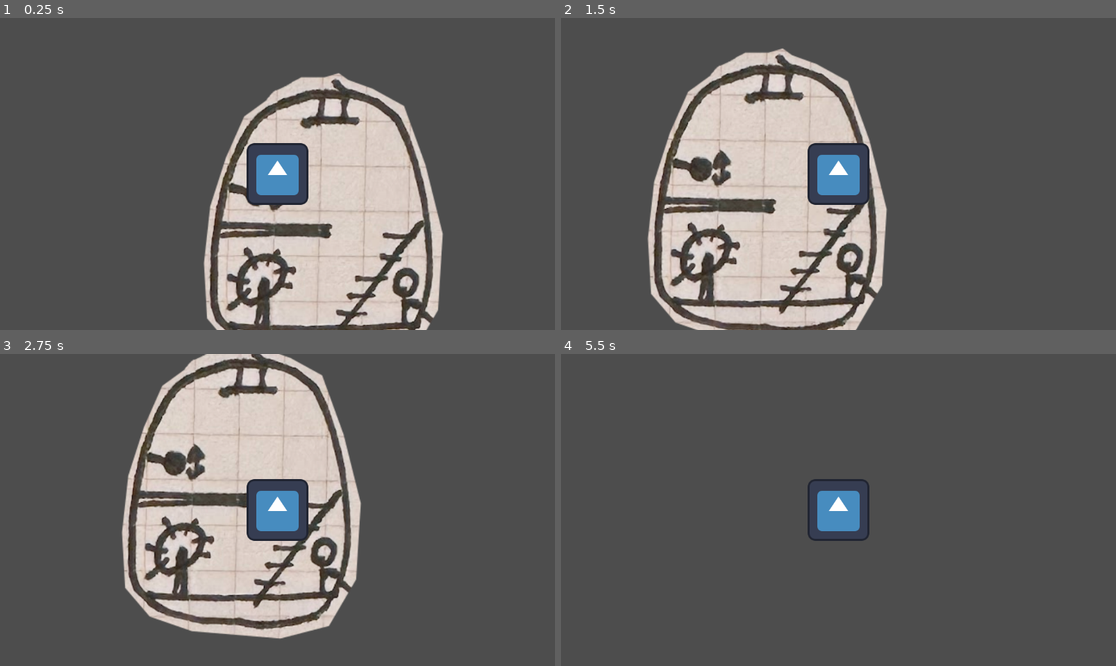
Above: before the commit, frames 1-4 (two rows, left to right).
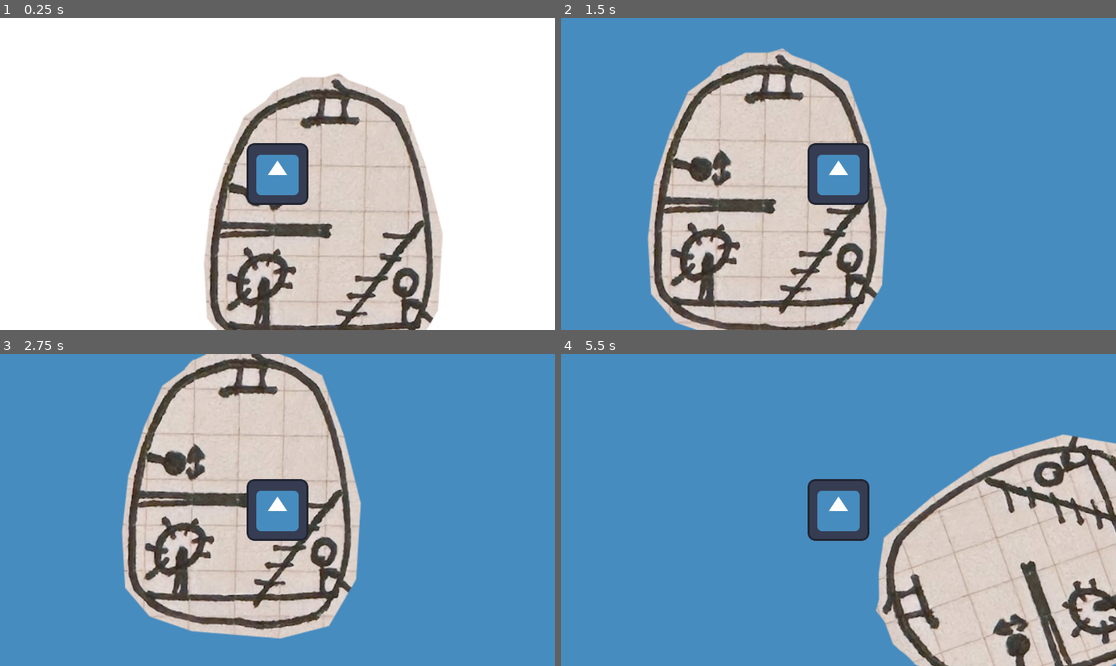
Above: after the commit, the same moments.

Repository: calzila/GGJ_2025
Game: Godot game, scene res://Overworld.tscn
Two runs of this game, one before a commit and one after it. Both use one fixed random seed, a clock stepped at 60 frames per second and the inputs below. The engine's default icon, where the game draws it, is replaced by a stand-in: a white triangle on a blue panel in a dark square.
Inputs:
- Up to frame 1 (0.25 s): no input
- Up to frame 2 (1.5 s): tap Enter (ui_accept) at 0.5, 0.77 s; hold Right (ui_right) from 0.53 s (still down)
- Up to frame 3 (2.75 s): tap Enter (ui_accept) at 1.52 s; release Right (ui_right) at 2.03 s; hold Left (ui_left) from 2.03 s (still down)
- Up to frame 4 (5.5 s): release Left (ui_left) at 2.78 s; hold Right (ui_right) 2.78-4.28 s; tap Enter (ui_accept) at 3.02, 3.77, 4.52 s; hold Left (ui_left) 4.28-5.03 s; hold Right (ui_right) from 5.03 s (still down)

The runs differ from the first frame. In frame 1, 71% of the frame differs, in the area x 0-100%, y 0-100%; in frame 2, 68%; in frame 3, 68%; in frame 4, 94%.

Commit message:
Adding the rest of the collision, and a background for reference

Diff:
--- a/Overworld.tscn
+++ b/Overworld.tscn
@@ -1,7 +1,8 @@
-[gd_scene load_steps=3 format=3 uid="uid://4n0f6f2giqxp"]
+[gd_scene load_steps=4 format=3 uid="uid://4n0f6f2giqxp"]
 
 [ext_resource type="PackedScene" uid="uid://cmxn8qk06my2q" path="res://TheSub.tscn" id="1_q3hvh"]
 [ext_resource type="PackedScene" uid="uid://drfnwotp86vlp" path="res://Character.tscn" id="2_rullj"]
+[ext_resource type="Texture2D" uid="uid://cbpymf5bvqtou" path="res://icon.svg" id="3_g4m70"]
 
 [node name="Node2D" type="Node2D"]
 
@@ -10,3 +11,9 @@
 
 [node name="CharacterBody2D" parent="." instance=ExtResource("2_rullj")]
 position = Vector2(-87, -250)
+
+[node name="Icon" type="Sprite2D" parent="."]
+z_index = -4
+position = Vector2(393, -173)
+scale = Vector2(200, 200)
+texture = ExtResource("3_g4m70")
--- a/TheSub.tscn
+++ b/TheSub.tscn
@@ -1,6 +1,9 @@
 [gd_scene load_steps=5 format=3 uid="uid://cmxn8qk06my2q"]
 
 [ext_resource type="Texture2D" uid="uid://te1er00kgs2n" path="res://Pod_1.png" id="2_5i7cj"]
+
+[sub_resource type="RectangleShape2D" id="RectangleShape2D_33m84"]
+size = Vector2(19.9159, 316.904)
 
 [sub_resource type="RectangleShape2D" id="RectangleShape2D_s0txu"]
 size = Vector2(380, 43.5)
@@ -8,10 +11,22 @@
 [sub_resource type="RectangleShape2D" id="RectangleShape2D_3gxej"]
 size = Vector2(250, 7)
 
-[sub_resource type="RectangleShape2D" id="RectangleShape2D_33m84"]
-size = Vector2(19.9159, 316.904)
+[node name="Node2D" type="RigidBody2D"]
 
-[node name="Node2D" type="RigidBody2D"]
+[node name="Example5" type="CollisionShape2D" parent="."]
+position = Vector2(-11, -479)
+rotation = 1.52769
+shape = SubResource("RectangleShape2D_33m84")
+
+[node name="Example5" type="CollisionShape2D" parent="Example5"]
+position = Vector2(77.648, -175.818)
+rotation = 1.24895
+shape = SubResource("RectangleShape2D_33m84")
+
+[node name="Example4" type="CollisionShape2D" parent="."]
+position = Vector2(-173, -392)
+rotation = 0.605449
+shape = SubResource("RectangleShape2D_33m84")
 
 [node name="CollisionShape2D" type="CollisionShape2D" parent="."]
 position = Vector2(-4, 19.5)
@@ -32,7 +47,7 @@
 shape = SubResource("RectangleShape2D_33m84")
 
 [node name="Example2" type="CollisionShape2D" parent="."]
-position = Vector2(-238, -161)
+position = Vector2(-237, -161)
 shape = SubResource("RectangleShape2D_33m84")
 
 [node name="Example3" type="CollisionShape2D" parent="."]
